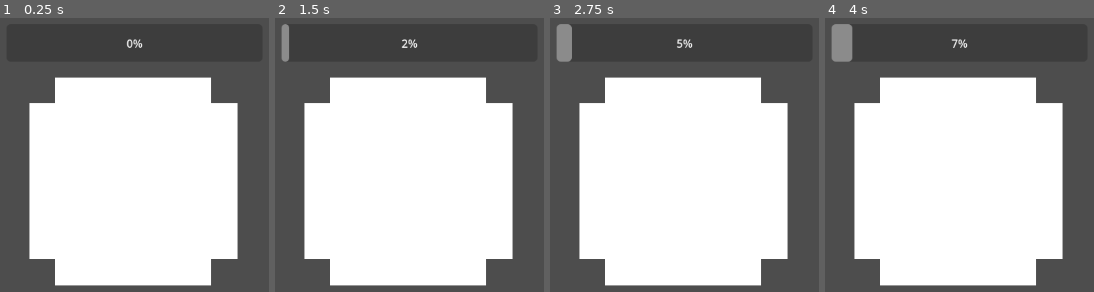
Above: before the commit, frames 1-4 (left to right).
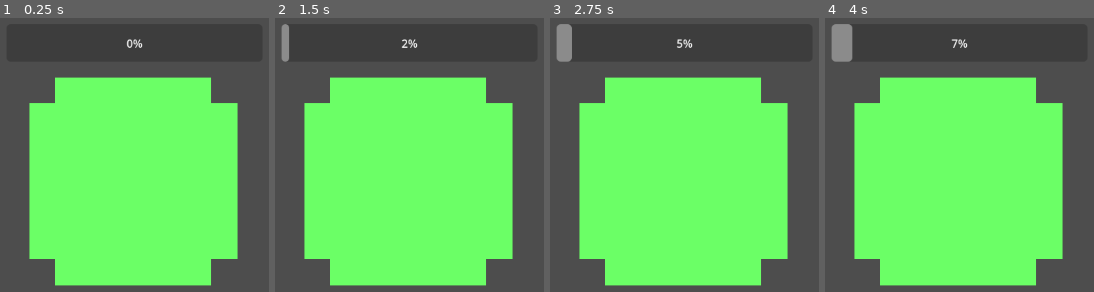
Above: after the commit, the same moments.

Repository: DexoGames/PandaPantry
Game: Godot game, scene res://scenes/game.tscn
Two runs of this game, one before a commit and one after it. Both use one fixed random seed, a clock stepped at 60 frames per second and the inputs below.
Inputs:
- Up to frame 1 (0.25 s): no input
- Up to frame 2 (1.5 s): tap Enter (ui_accept) at 0.5, 0.6, 0.77, 1.07, 1.25, 1.35 s; hold Right (ui_right) from 0.53 s (still down)
- Up to frame 3 (2.75 s): tap Enter (ui_accept) at 1.52, 1.82, 2, 2.1 s; release Right (ui_right) at 2.03 s; hold Left (ui_left) from 2.03 s (still down)
- Up to frame 4 (4 s): tap Enter (ui_accept) at 2.75, 2.85, 3.02, 3.32, 3.5, 3.6, 3.77 s; release Left (ui_left) at 2.78 s; hold Right (ui_right) from 2.78 s (still down)

The runs differ from the first frame. In frame 1, 55% of the frame differs, in the area x 10-89%, y 21-98%; in frame 2, 55%; in frame 3, 55%; in frame 4, 55%.

Commit message:
Created dish data structures

Diff:
--- a/assets/character.tscn
+++ /dev/null
@@ -1,31 +0,0 @@
-[gd_scene load_steps=6 format=3 uid="uid://jf60h0d1a37d"]
-
-[ext_resource type="Script" uid="uid://cclh0q2fgwr7s" path="res://scripts/character.gd" id="1_hv81v"]
-[ext_resource type="Texture2D" uid="uid://dg331mi6b0u1" path="res://art/Christmas.png" id="1_qlsfc"]
-
-[sub_resource type="AtlasTexture" id="AtlasTexture_hv81v"]
-atlas = ExtResource("1_qlsfc")
-region = Rect2(0, 0, 640, 640)
-
-[sub_resource type="SpriteFrames" id="SpriteFrames_2y7e2"]
-animations = [{
-"frames": [{
-"duration": 1.0,
-"texture": SubResource("AtlasTexture_hv81v")
-}],
-"loop": true,
-"name": &"default",
-"speed": 5.0
-}]
-
-[sub_resource type="CircleShape2D" id="CircleShape2D_qlsfc"]
-radius = 100.04499
-
-[node name="CharacterBody2D" type="CharacterBody2D"]
-script = ExtResource("1_hv81v")
-
-[node name="AnimatedSprite2D" type="AnimatedSprite2D" parent="."]
-sprite_frames = SubResource("SpriteFrames_2y7e2")
-
-[node name="CollisionShape2D" type="CollisionShape2D" parent="."]
-shape = SubResource("CircleShape2D_qlsfc")
--- /dev/null
+++ b/assets/ingredients/broth.tres
@@ -0,0 +1,10 @@
+[gd_resource type="Resource" script_class="Ingredient" load_steps=2 format=3 uid="uid://dg0q8oex72hqt"]
+
+[ext_resource type="Script" uid="uid://dtg48x0lu0u5a" path="res://scripts/Ingredient.gd" id="1_asnfo"]
+
+[resource]
+script = ExtResource("1_asnfo")
+name = "Broth"
+basePrice = 0.1
+life = 365
+metadata/_custom_type_script = "uid://dtg48x0lu0u5a"
--- /dev/null
+++ b/assets/ingredients/chicken.tres
@@ -0,0 +1,10 @@
+[gd_resource type="Resource" script_class="Ingredient" load_steps=2 format=3 uid="uid://bi3jhmex0ikj8"]
+
+[ext_resource type="Script" uid="uid://dtg48x0lu0u5a" path="res://scripts/Ingredient.gd" id="1_piq8n"]
+
+[resource]
+script = ExtResource("1_piq8n")
+name = "Chicken"
+basePrice = 2.5
+life = 7
+metadata/_custom_type_script = "uid://dtg48x0lu0u5a"
--- /dev/null
+++ b/assets/ingredients/noodles.tres
@@ -0,0 +1,10 @@
+[gd_resource type="Resource" script_class="Ingredient" load_steps=2 format=3 uid="uid://cf0u55552lgyv"]
+
+[ext_resource type="Script" uid="uid://dtg48x0lu0u5a" path="res://scripts/Ingredient.gd" id="1_x02vs"]
+
+[resource]
+script = ExtResource("1_x02vs")
+name = "Noodles"
+basePrice = 0.5
+life = 30
+metadata/_custom_type_script = "uid://dtg48x0lu0u5a"
--- /dev/null
+++ b/assets/recipes/chicken_noodle_soup.tres
@@ -0,0 +1,31 @@
+[gd_resource type="Resource" script_class="Recipe" load_steps=9 format=3 uid="uid://8oopdu448j2o"]
+
+[ext_resource type="Script" uid="uid://gnbal5tsfjc1" path="res://scripts/Quantity.gd" id="1_s5yy6"]
+[ext_resource type="Resource" uid="uid://bi3jhmex0ikj8" path="res://assets/ingredients/chicken.tres" id="2_8locp"]
+[ext_resource type="Script" uid="uid://dh07x6iyeaytd" path="res://scripts/Recipe.gd" id="2_iftpg"]
+[ext_resource type="Resource" uid="uid://cf0u55552lgyv" path="res://assets/ingredients/noodles.tres" id="3_8locp"]
+[ext_resource type="Resource" uid="uid://dg0q8oex72hqt" path="res://assets/ingredients/broth.tres" id="4_qaduf"]
+
+[sub_resource type="Resource" id="Resource_qaduf"]
+script = ExtResource("1_s5yy6")
+ingredient = ExtResource("2_8locp")
+quantity = 2
+metadata/_custom_type_script = "uid://gnbal5tsfjc1"
+
+[sub_resource type="Resource" id="Resource_jbvf3"]
+script = ExtResource("1_s5yy6")
+ingredient = ExtResource("3_8locp")
+quantity = 1
+metadata/_custom_type_script = "uid://gnbal5tsfjc1"
+
+[sub_resource type="Resource" id="Resource_c6c0s"]
+script = ExtResource("1_s5yy6")
+ingredient = ExtResource("4_qaduf")
+quantity = 1
+metadata/_custom_type_script = "uid://gnbal5tsfjc1"
+
+[resource]
+script = ExtResource("2_iftpg")
+name = "Chicken Noodle Soup"
+ingredients = Array[ExtResource("1_s5yy6")]([SubResource("Resource_qaduf"), SubResource("Resource_jbvf3"), SubResource("Resource_c6c0s")])
+metadata/_custom_type_script = "uid://dh07x6iyeaytd"
--- /dev/null
+++ b/prefabs/prepTable.tscn
@@ -0,0 +1,10 @@
+[gd_scene load_steps=3 format=3 uid="uid://dj38yda4arsm5"]
+
+[ext_resource type="PackedScene" uid="uid://dtjy5s64d3qfu" path="res://prefabs/workstation.tscn" id="1_px6k2"]
+[ext_resource type="Script" uid="uid://dl6hkhsprxovl" path="res://scripts/PrepTable.gd" id="2_bdlxp"]
+
+[node name="Workstation" instance=ExtResource("1_px6k2")]
+script = ExtResource("2_bdlxp")
+
+[node name="AnimatedSprite2D" parent="." index="2"]
+modulate = Color(0.41960785, 1, 0.4, 1)
--- a/assets/workstation.tscn
+++ b/prefabs/workstation.tscn
@@ -1,6 +1,6 @@
 [gd_scene load_steps=4 format=3 uid="uid://dtjy5s64d3qfu"]
 
-[ext_resource type="Script" uid="uid://b6e6spl2thew4" path="res://scripts/workstation.gd" id="1_4d04n"]
+[ext_resource type="Script" uid="uid://b6e6spl2thew4" path="res://scripts/Workstation.gd" id="1_4d04n"]
 [ext_resource type="Texture2D" uid="uid://ctc88dpxh4em6" path="res://art/Boxes.png" id="2_ifvmo"]
 
 [sub_resource type="SpriteFrames" id="SpriteFrames_3l2j4"]
--- a/scenes/game.tscn
+++ b/scenes/game.tscn
@@ -1,9 +1,14 @@
-[gd_scene load_steps=2 format=3 uid="uid://dog4b2kbixn7y"]
+[gd_scene load_steps=3 format=3 uid="uid://dog4b2kbixn7y"]
 
-[ext_resource type="PackedScene" uid="uid://dtjy5s64d3qfu" path="res://assets/workstation.tscn" id="1_uwrxv"]
+[ext_resource type="PackedScene" uid="uid://dj38yda4arsm5" path="res://prefabs/prepTable.tscn" id="2_yqjtg"]
+
+[sub_resource type="TileSet" id="TileSet_uwrxv"]
 
 [node name="Game" type="Node2D"]
 
 [node name="Camera2D" type="Camera2D" parent="."]
 
-[node name="Workstation" parent="." instance=ExtResource("1_uwrxv")]
+[node name="TileMapLayer" type="TileMapLayer" parent="."]
+tile_set = SubResource("TileSet_uwrxv")
+
+[node name="PrepTable" parent="TileMapLayer" instance=ExtResource("2_yqjtg")]
--- a/scripts/Dish.gd
+++ b/scripts/Dish.gd
@@ -1,7 +1,8 @@
-extends Resource
-class_name Dish
+class_name Dish extends Resource
 
-@export var name : String
-@export var ingredients : Array[Dictionary]
-@export_enum("COMMON", "UNCOMMMON", "RARE", "EPIC", "LEGENDARY")
-var rarity : int
+@export var recipe : Recipe
+@export_enum("RAW", "PREPARED", "COOKED", "EATEN", "WASHED")
+var Stage: int
+
+func _init(recipe: Recipe):
+	self.recipe = recipe
--- a/scripts/Game.gd
+++ b/scripts/Game.gd
@@ -1,2 +1 @@
-extends Node
-class_name Game
+class_name Game extends Node
--- a/scripts/Ingredient.gd
+++ b/scripts/Ingredient.gd
@@ -1,5 +1,4 @@
-extends Resource
-class_name Ingredient
+class_name Ingredient extends Resource
 
 @export var name : String
 @export var basePrice : float
--- /dev/null
+++ b/scripts/PrepTable.gd
@@ -0,0 +1,5 @@
+class_name PrepTable extends Workstation
+
+func prepare(recipe : Recipe):
+	dish = Dish.new(recipe)
+	startAction()
--- /dev/null
+++ b/scripts/Quantity.gd
@@ -0,0 +1,4 @@
+class_name Quantity extends Resource
+
+@export var ingredient: Ingredient
+@export var quantity: int
--- /dev/null
+++ b/scripts/Recipe.gd
@@ -0,0 +1,6 @@
+class_name Recipe extends Resource
+
+@export var name: String
+@export var ingredients: Array[Quantity] = []
+@export_enum("COMMON", "UNCOMMON", "RARE", "EPIC", "LEGENDARY")
+var rarity: int
--- a/scripts/character.gd
+++ /dev/null
@@ -1,25 +0,0 @@
-extends CharacterBody2D
-
-
-const SPEED = 300.0
-const JUMP_VELOCITY = -400.0
-
-
-func _physics_process(delta: float) -> void:
-	# Add the gravity.
-	if not is_on_floor():
-		velocity += get_gravity() * delta
-
-	# Handle jump.
-	if Input.is_action_just_pressed("ui_accept") and is_on_floor():
-		velocity.y = JUMP_VELOCITY
-
-	# Get the input direction and handle the movement/deceleration.
-	# As good practice, you should replace UI actions with custom gameplay actions.
-	var direction := Input.get_axis("ui_left", "ui_right")
-	if direction:
-		velocity.x = direction * SPEED
-	else:
-		velocity.x = move_toward(velocity.x, 0, SPEED)
-
-	move_and_slide()
--- a/scripts/workstation.gd
+++ b/scripts/workstation.gd
@@ -1,9 +1,10 @@
-extends Node
+class_name Workstation extends Node
 
 @onready var timer : Timer = $Timer
 @onready var progress = $ProgressBar
 var active := false
 var actionTime := 60
+var dish : Dish = null
 
 func setActive(boo: bool):
 	active = boo
Not shown, added: scripts/PrepTable.gd.uid
Not shown, added: scripts/Quantity.gd.uid
Not shown, added: scripts/Recipe.gd.uid
Not shown, removed: scripts/character.gd.uid
